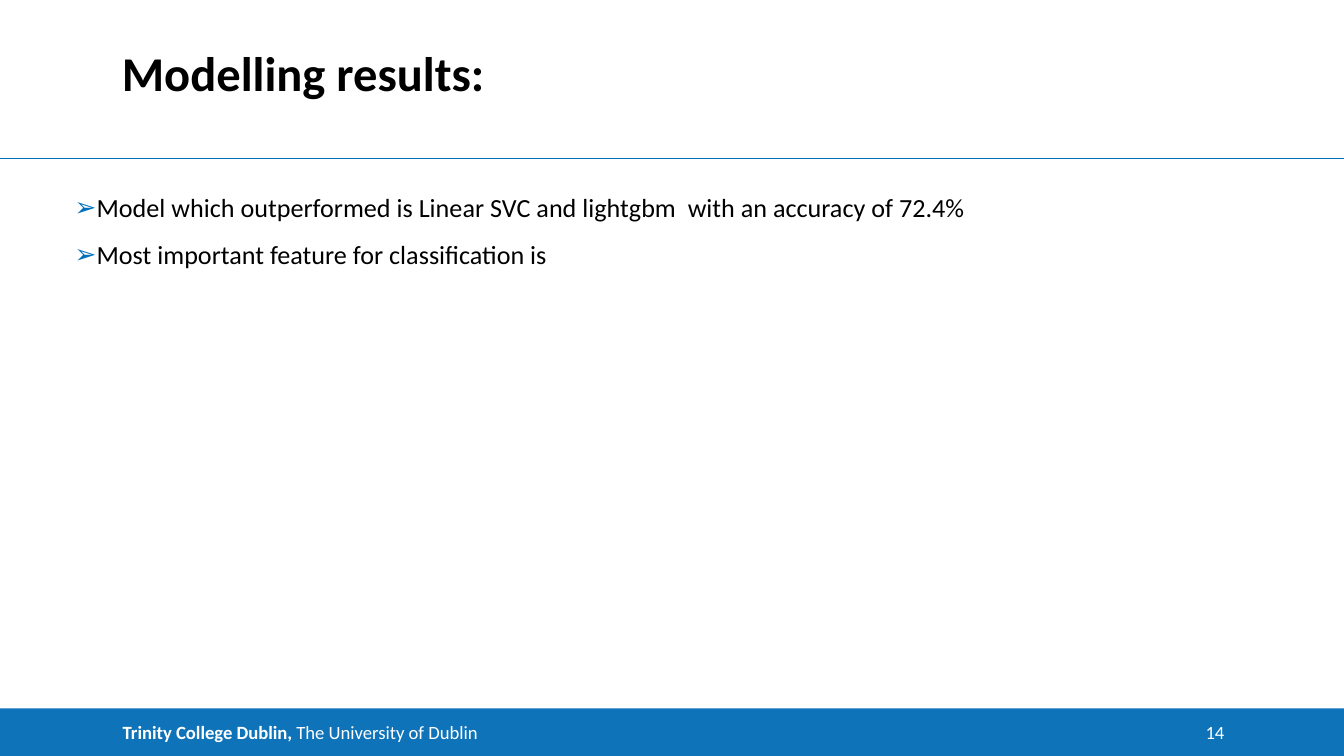
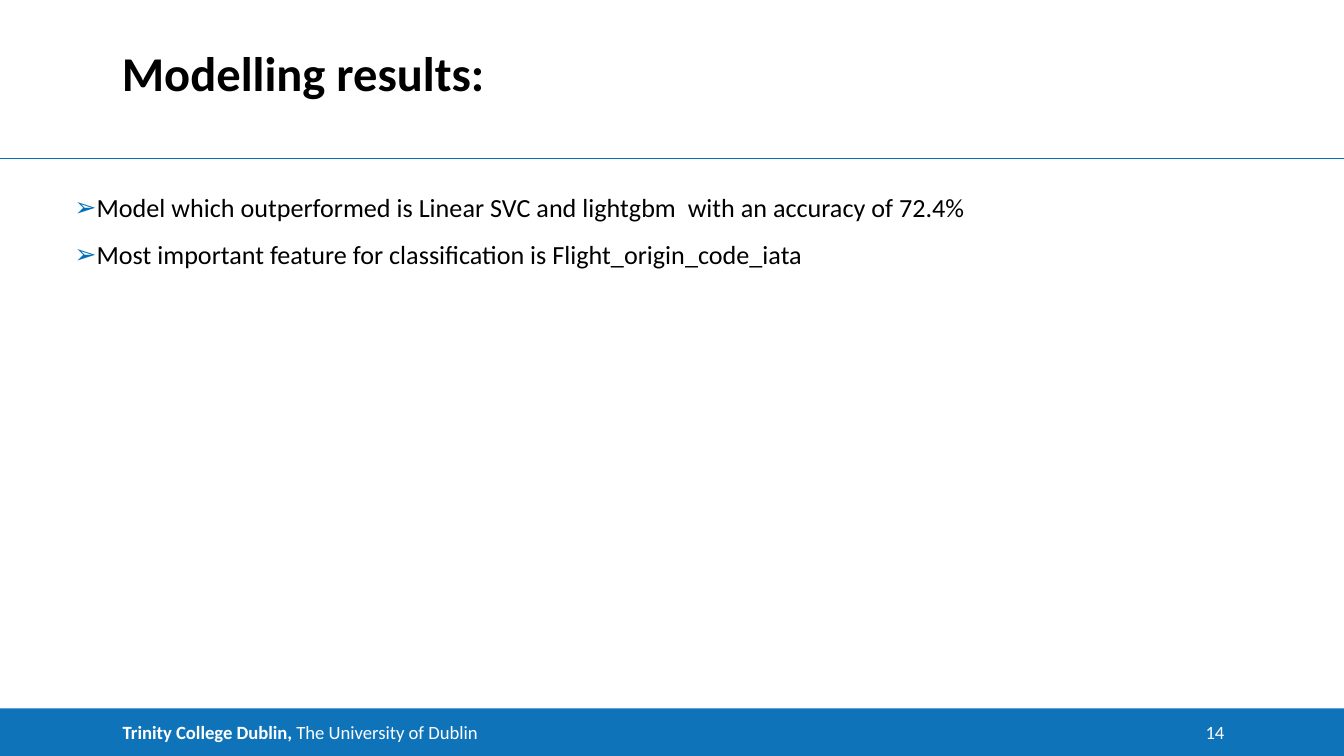
Before and after one commit to vikumar01/Case_study-on-Flight-Data-set, a slide deck: slide 14 of ppt Assignment.pptx. Drawn at 1344x756 pixels with LibreOffice and Linux fonts; fonts in the diff are those of the drawing. Boxes give left, top, right and bottom in pixels: in the first picture for what was removed or moved away, otherwise in the second. Text is boxed around its words. In the diff, an @@ line names an element or a change of style, - is before the commit and + after.

```diff
--- a/ppt Assignment.pptx
+++ b/ppt Assignment.pptx
@@ text at [97, 246, 801, 269]: text changed @@
-➢ Most important feature for classification is
+➢ Most important feature for classification is Flight_origin_code_iata
```
Also in this commit, not shown: 6 other slides changed.
